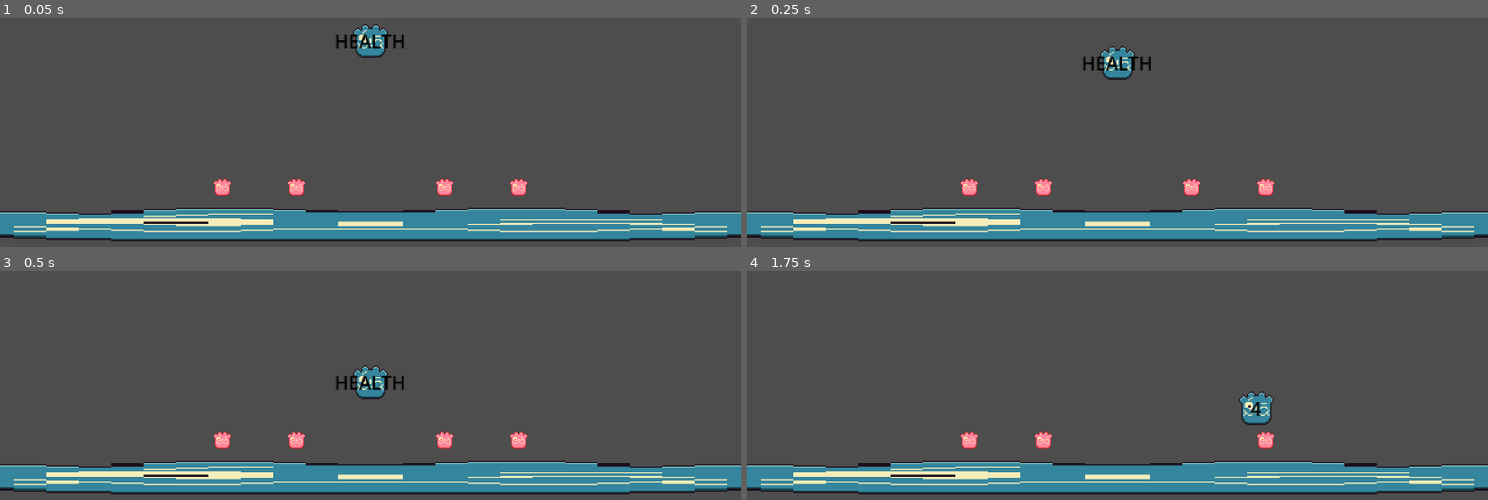
Above: before the commit, frames 1-4 (two rows, left to right).
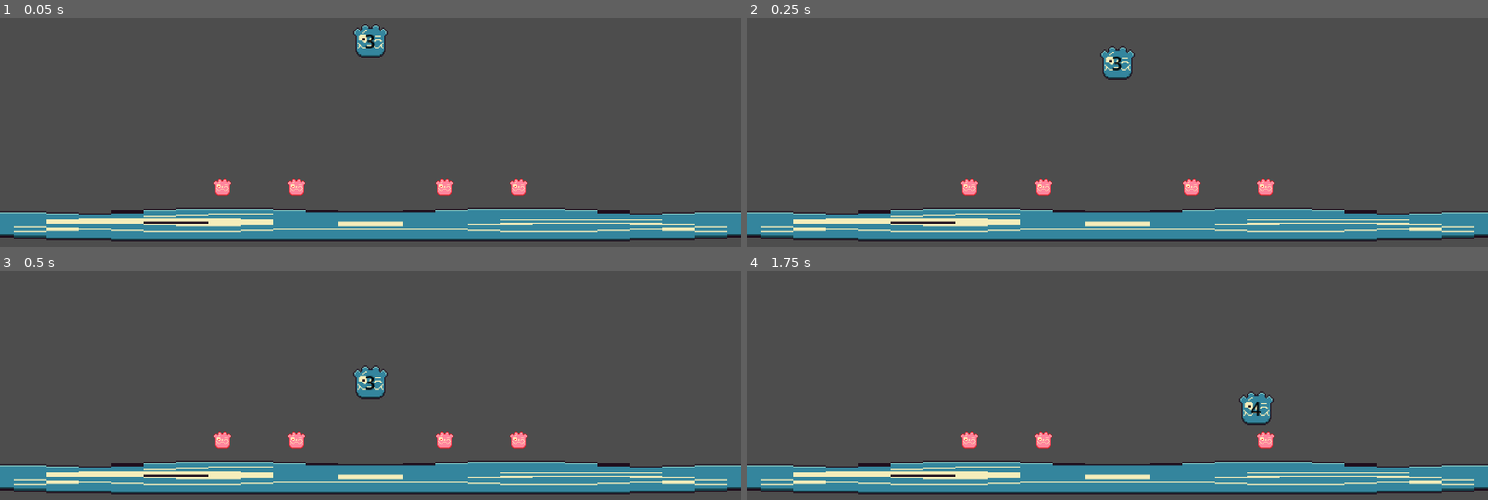
Above: after the commit, the same moments.

Repository: HotNoggin/Connie-The-Crystal-Caster
Game: Godot game, scene res://scenes/world/levels/test_arena.tscn
The game is run twice, just before and just after one commit, with the same random seed, the same clock (stepped at 60 frames per second) and the same inputs.
Inputs:
- Up to frame 1 (0.05 s): no input
- Up to frame 2 (0.25 s): no input
- Up to frame 3 (0.5 s): no input
- Up to frame 4 (1.75 s): hold D (right) from 0.53 s (still down); tap W (jump) at 0.6, 0.77, 1.07, 1.35, 1.52 s

The runs differ from the first frame. In frame 1, 0.3% of the frame differs, in the area x 45-55%, y 7-14%; in frame 2, 0.3%; in frame 3, 0.3%; in frame 4, nothing differs.

Commit message:
v0.1.1 Health started

Diff:
--- a/Project/scenes/beings/player.tscn
+++ b/Project/scenes/beings/player.tscn
@@ -9,11 +9,12 @@
 [sub_resource type="CapsuleShape2D" id="CapsuleShape2D_14fbs"]
 radius = 13.0
 
-[node name="Player" type="CharacterBody2D" node_paths=PackedStringArray("player_controller", "health_label", "health")]
+[node name="Player" type="CharacterBody2D" node_paths=PackedStringArray("player_controller", "health_label", "health", "animator")]
 script = ExtResource("1_nq42l")
 player_controller = NodePath("PlayerController")
 health_label = NodePath("Label")
 health = NodePath("Health")
+animator = NodePath("AnimationPlayer")
 
 [node name="PixelSprite2D" type="Sprite2D" parent="."]
 texture_filter = 1
@@ -46,3 +47,5 @@
 size_flags_vertical = 1
 theme_override_colors/font_color = Color(0, 0, 0, 1)
 text = "HEALTH"
+
+[node name="AnimationPlayer" type="AnimationPlayer" parent="."]
--- a/Project/scripts/components/movement/actor.gd
+++ b/Project/scripts/components/movement/actor.gd
@@ -3,8 +3,10 @@
 ## An actor that can be moved by various controllers (player, enemy) and gravity
 
 @export var fall_speed_scale: float = 1 ## How much gravity should multiply when falling
+@export var health: Health
+@export var animator: AnimationPlayer
 var gravity: float = ProjectSettings.get_setting("physics/2d/default_gravity")
-@export var health: Health
+
 
 ## Changes the velocity of the actor according to gravity
 func apply_gravity(acceleration: float = gravity):
@@ -13,3 +15,13 @@
 		velocity.y += acceleration * fall_speed_scale
 	else:
 		velocity.y += acceleration
+
+
+func die():
+	if animator.has_animation("die"):
+		animator.play("die")
+		animator.animation_finished.connect(func():
+			queue_free())
+	else:
+		printerr("Actor animator lacks a 'die' animation")
+		queue_free()
--- a/Project/scripts/specific/player.gd
+++ b/Project/scripts/specific/player.gd
@@ -12,16 +12,20 @@
 func _ready():
 	# Display the health when it changes, set it to center
 	health.value = 3
+	health_label.text = str(health.value)
 	health.changed.connect(func():
 		health_label.text = str(health.value))
 
 
 func _physics_process(_delta):
-	_get_movement()
-	apply_gravity()
-	if player_controller.just_jumped(self):
-		jump()
-	move_and_slide()
+	if health.alive:
+		_get_movement()
+		apply_gravity()
+		if player_controller.just_jumped(self):
+			jump()
+		move_and_slide()
+	else:
+			die()
 
 
 ## Sets the player horizontal movement according to the ipnut and speed
